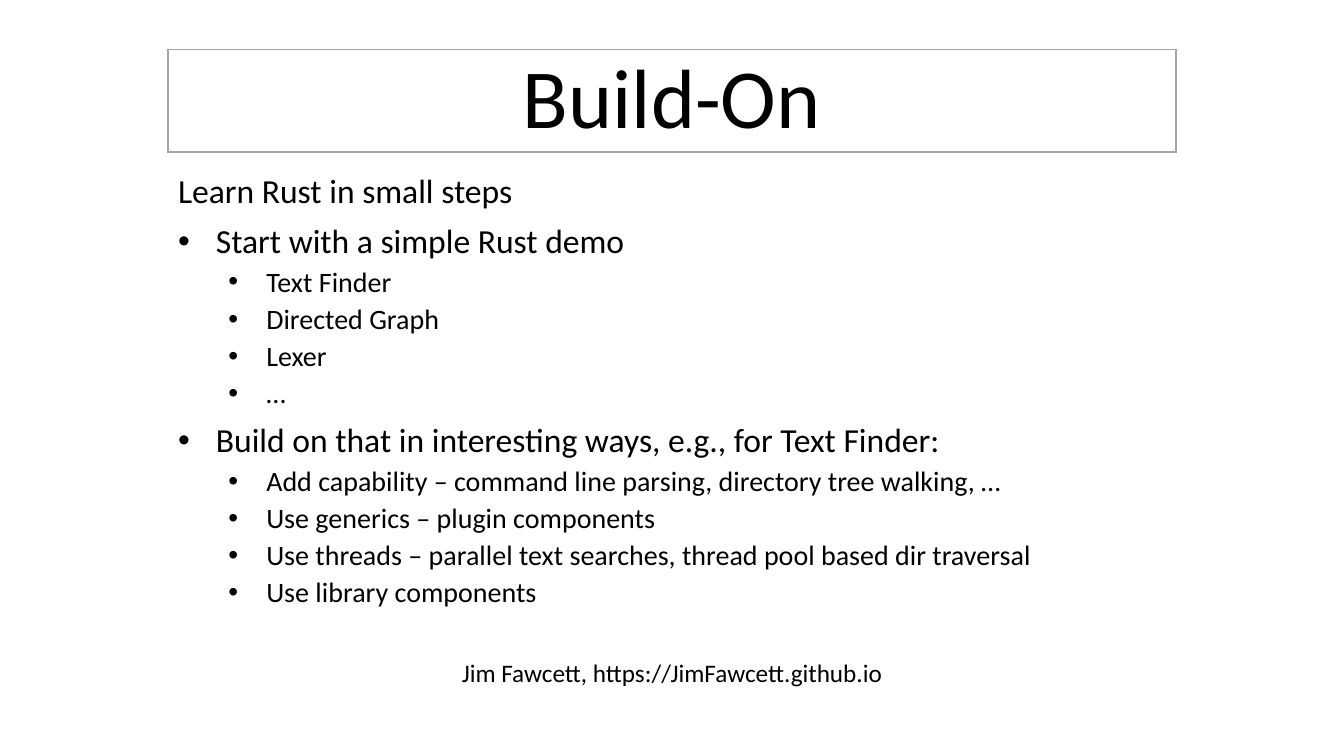
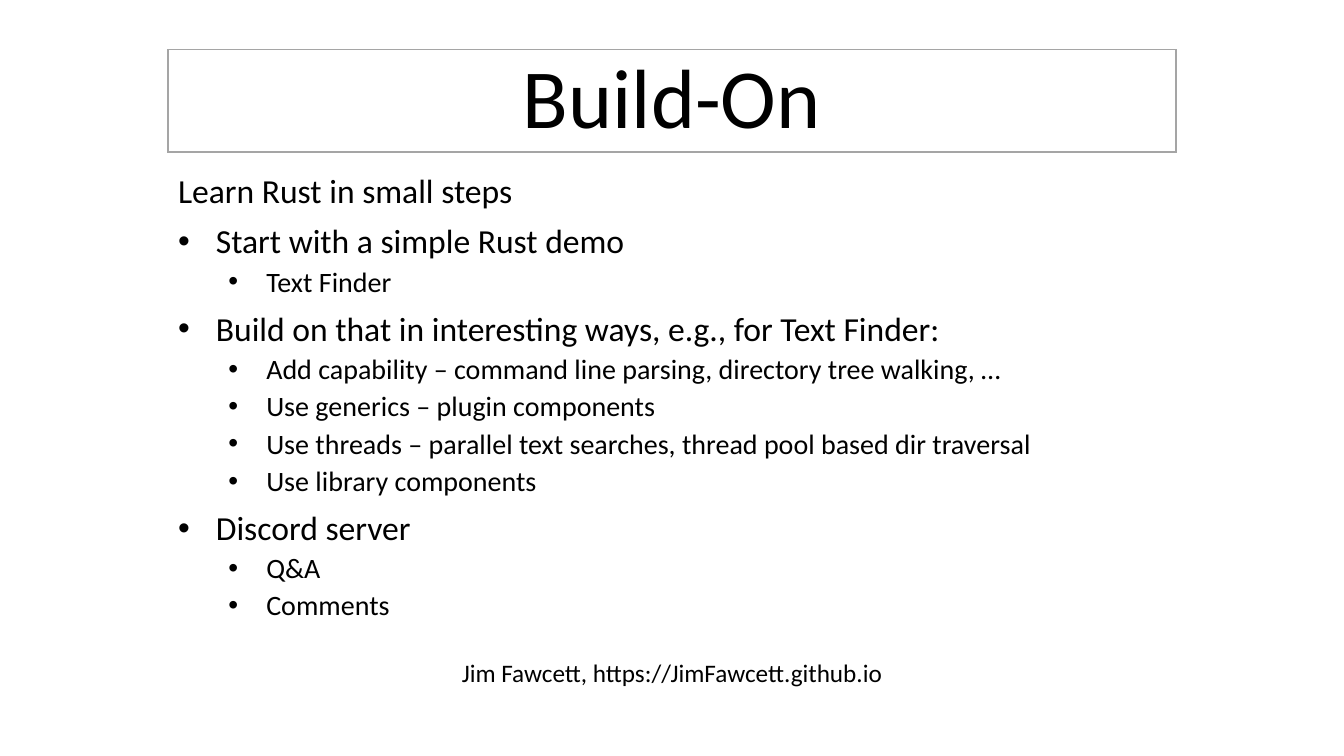
Before and after one commit to JimFawcett/JimFawcett.github.io, a slide deck: slide 2 of Resources/Build-On.pptx. Drawn at 1344x756 pixels with LibreOffice and Linux fonts; fonts in the diff are those of the drawing. Boxes give left, top, right and bottom in pixels: in the first picture for what was removed or moved away, otherwise in the second. Text is boxed around its words. In the diff, an @@ line names an element or a change of style, - is before the commit and + after.

```diff
--- a/Resources/Build-On.pptx
+++ b/Resources/Build-On.pptx
@@ subtitle at [266,309,439,367]: paragraphs removed @@
-  • Directed Graph
-  • Lexer
-  • …
@@ subtitle at [216,516,411,616]: paragraphs added @@
+• Discord server
+  • Q&A
+  • Comments
```
Also in this commit, not shown: 2 other files.
